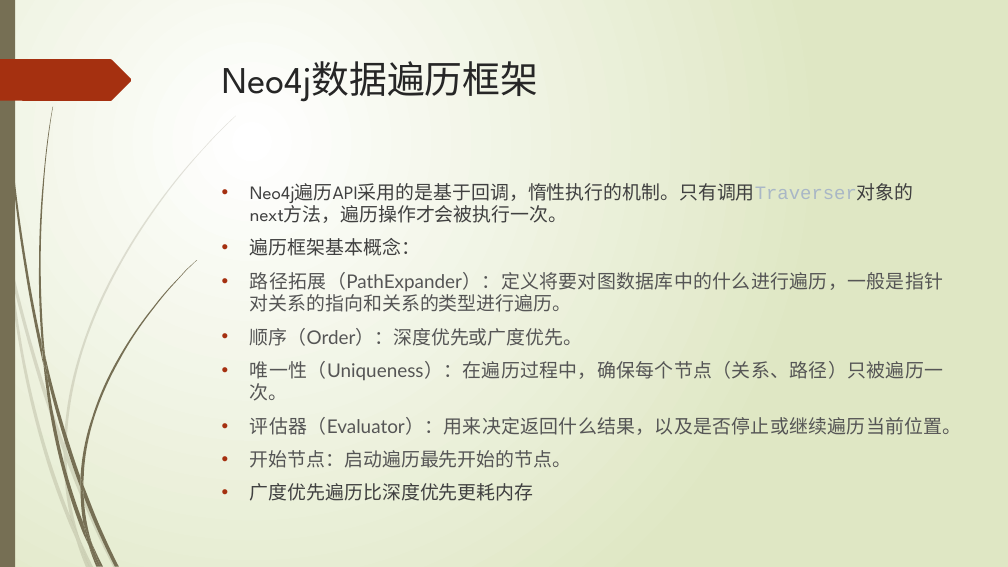
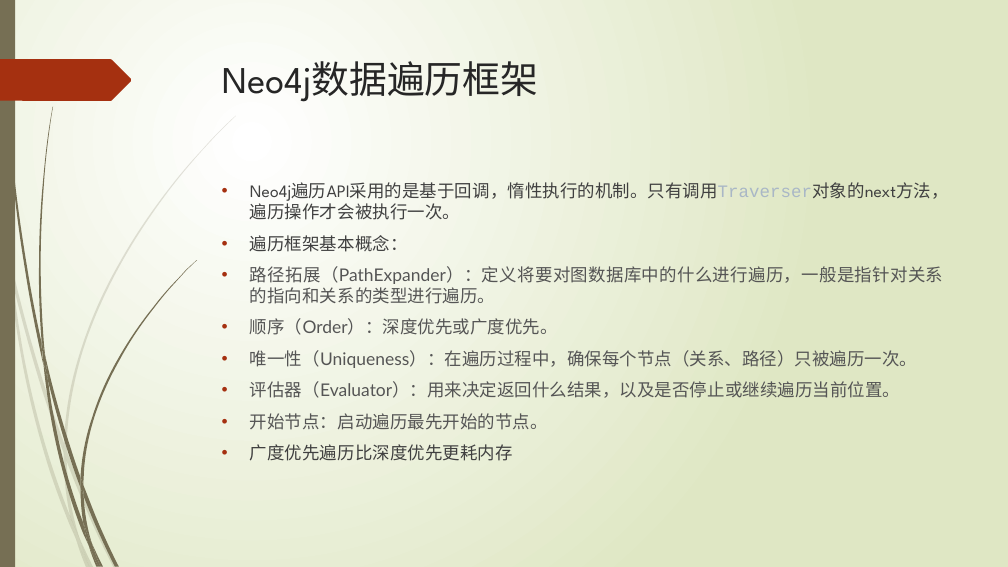
Before and after one commit to xljnc/thor, a slide deck: slide 13 of doc/Neo4j简介.pptx. Drawn at 1008x567 pixels with LibreOffice and Linux fonts; fonts in the diff are those of the drawing. Boxes give left, top, right and bottom in pixels: in the first picture for what was removed or moved away, otherwise in the second. Text is boxed around its words. In the diff, an @@ line names an element or a change of style, - is before the commit and + after.

```diff
--- a/doc/Neo4j简介.pptx
+++ b/doc/Neo4j简介.pptx
@@ text "Neo4j遍历API采用的是基于回调，惰性执行的机制。只有调用Traverser对象的next方法，遍历操作才会被执行一 ..." at box(250, 180, 949, 461): size 18 to 16.6 pt @@
```
Also in this commit, not shown: 2 other slides changed, 1 slide added.
